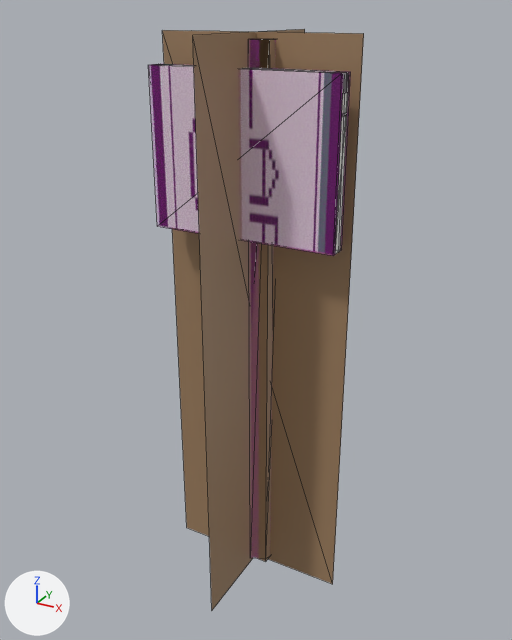
Before and after pictures for a commit that changed the COLLADA model beamng-props/lap-signs/export/dae/lapsign_03.dae.
Before and after are seen from a 50 mm lens placed at (0.848, -1.542, 1.564), pointed at (-0.008, 0.014, 0.786). Every picture has the same lights, and +X, +Y and +Z are marked at lower left. The older version comes first. Mesh edges are drawn as thin lines. Where no turn or scale is listed for an object, it has been applied to the vertices.

The scene before the commit, as lines of its bpy script (objects in view):
```python
me_colmesh_post_1 = bpy.data.meshes.new('Colmesh_post-1')
me_colmesh_post_1.from_pydata(...)  # an 8-sided cylinder along z spanning x -0.06..0.06, y -0.04..0.08, z 0.0..1.5
me_colmesh_post_1.materials.append(mat_colmesh_material)  # pink #ff00ff
me_lapsign_03_a50 = bpy.data.meshes.new('lapsign_03_a50')
me_lapsign_03_a50.from_pydata([(-0.26, 0.0, -0.01), (0.26, 0.0, -0.01), (0.26, 0.0, 1.51), (-0.26, 0.0, 1.51), (0.0, -0.26, -0.01), (0.0, 0.26, -0.01), (0.0, 0.26, 1.51), (0.0, -0.26, 1.51)], [], [(1, 3, 0), (5, 7, 4), (1, 2, 3), (5, 6, 7)])
me_lapsign_03_a50.materials.append(mat_wood_115)  # brown #a08161
me_lapsign_03_a800 = bpy.data.meshes.new('lapsign_03_a800')
me_lapsign_03_a800.from_pydata(...)  # a box spanning x -0.05..0.05, y -0.03..0.07, z 0.0..1.5, material slot 0; a box spanning x -0.25..0.25, y -0.07..-0.04, z 1.04..1.44, material slot 1
me_lapsign_03_a800.materials.append(mat_wood_115)  # brown #a08161
me_lapsign_03_a800.materials.append(mat_sign_115)  # picture img_lap_03_png
ob_colmesh_post_1 = bpy.data.objects.new('Colmesh_post-1', me_colmesh_post_1)
ob_colmesh_post_1.location = (0.0, 0.0, 0.0)
ob_lapsign_03_a50 = bpy.data.objects.new('lapsign_03_a50', me_lapsign_03_a50)
ob_lapsign_03_a50.location = (0.0, 0.0, 0.0)
ob_lapsign_03_a800 = bpy.data.objects.new('lapsign_03_a800', me_lapsign_03_a800)
ob_lapsign_03_a800.location = (0.0, 0.0, 0.0)
# also in view: 'Colmesh_sign-1' at (0.0, -0.057, 1.24)
```
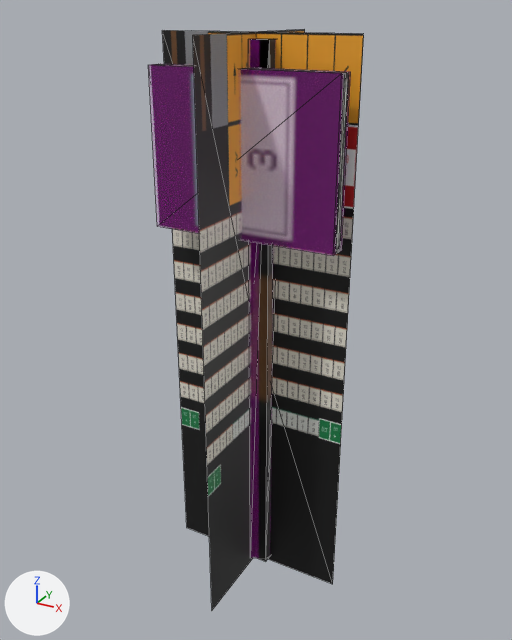
The change in detail:
Picture 'sign_atlas_2048.png' (img_sign_atlas_2048_png) is new.
Material 'ParkerSignAtlas' (mat_parkersignatlas) is new.
Its texture is img_sign_atlas_2048_png.
Its metallic is 0.05.
me_lapsign_03_a800 has 16 vertices, 24 faces and spans x -0.25..0.25, y -0.07..0.07, z 0.0..1.5.
me_lapsign_03_a800 is used by ob_lapsign_03_a800; location (0.0, 0.0, 0.0).
me_lapsign_03_a800 part 1: 12 faces spanning x -0.05..0.05, y -0.03..0.07, z 0.0..1.5 switch from mat_wood_115 (brown #a08161) to mat_parkersignatlas (picture img_sign_atlas_2048_png).
me_lapsign_03_a800 part 2: 12 faces spanning x -0.25..0.25, y -0.07..-0.04, z 1.04..1.44 switch from mat_sign_115 (picture img_lap_03_png) to mat_parkersignatlas (picture img_sign_atlas_2048_png).
me_lapsign_03_a50 has 8 vertices, 4 faces and spans x -0.26..0.26, y -0.26..0.26, z -0.01..1.51.
me_lapsign_03_a50 no longer uses material mat_wood_115 (brown #a08161).
me_lapsign_03_a50 gains material mat_parkersignatlas (picture img_sign_atlas_2048_png).

Pixel boxes (x1, y1, x2, y2) of what changed, in the pictures (512 x 640 px):
'lapsign_03_a50', recoloured (brown to grey)
    both: (162, 29, 364, 610)
part 1 of me_lapsign_03_a800, recoloured
    both: (259, 39, 275, 561)
part 2 of me_lapsign_03_a800, recoloured
    both: (157, 64, 349, 254)
